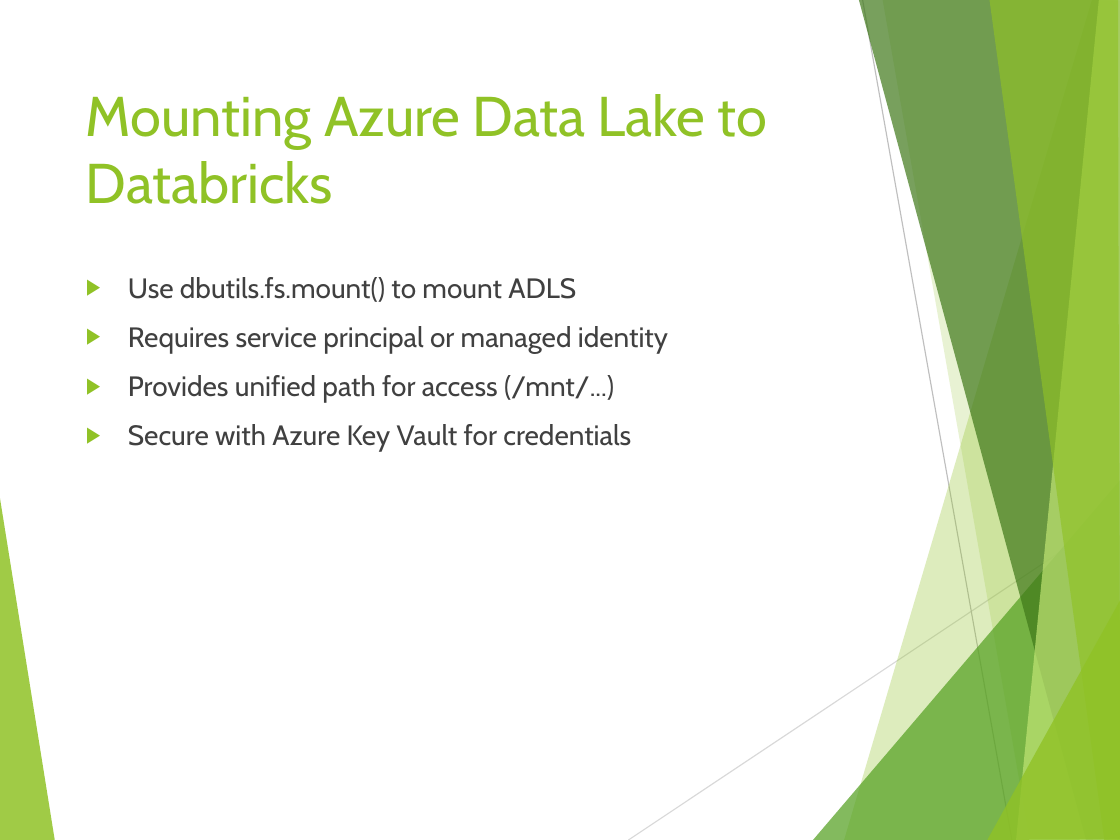
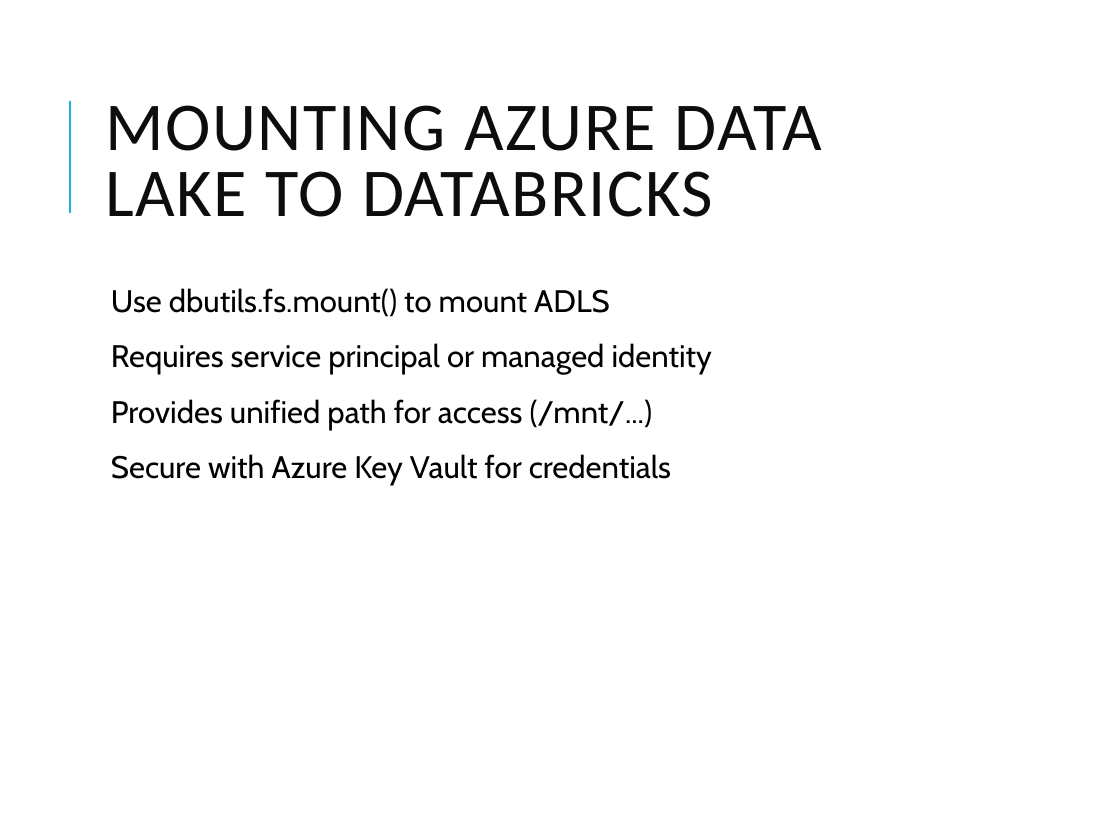
Before and after one commit to vivek1570/DE-Content-WithSnowflakes, a slide deck: slide 8 of Week-1/Day-5/Databricks_Lakehouse_Overview.pptx (slide 7 before the commit). Drawn at 1120x840 pixels with LibreOffice and Linux fonts; fonts in the diff are those of the drawing. Boxes give left, top, right and bottom in pixels: in the first picture for what was removed or moved away, otherwise in the second. Text is boxed around its words. In the diff, an @@ line names an element or a change of style, - is before the commit and + after.

```diff
--- a/Week-1/Day-5/Databricks_Lakehouse_Overview.pptx
+++ b/Week-1/Day-5/Databricks_Lakehouse_Overview.pptx
@@ title "MOUNTING AZURE DATA LAKE TO ..." at (105, 105, 823, 217): vertical alignment top to middle @@
@@ line added from (69, 213) to (69, 101), #1CADE4 1.5 pt @@
@@ title at (105, 105, 823, 217): text changed; size 36 to 44 pt; font Cabin to Calibri; text colour #90C226 to #0D0D0D @@
-Mounting Azure Data Lake to Databricks
+MOUNTING AZURE DATA LAKE TO DATABRICKS
@@ text "Use dbutils.fs.mount() to mount ADLS": place and size @@
-text "Use dbutils.fs.mount() to mount ADLS" at (128, 277, 668, 452)
+text "Use dbutils.fs.mount() to mount ADLS" at (111, 288, 712, 486)
@@ text "Use dbutils.fs.mount() to mount ADLS" at (111, 288, 712, 486): size 18 to 20 pt, text colour #404040 to #000000; bullet ▶ to  ; line spacing 1 to 0.9; more space between paragraphs; bullet colour #90C226 to #1CADE4 @@
@@ group removed at (0, 0, 1120, 840): 8 freeform shapes, 2 lines @@
```
Also in this commit, not shown: 9 other slides changed, 1 slide added, 16 other files.
